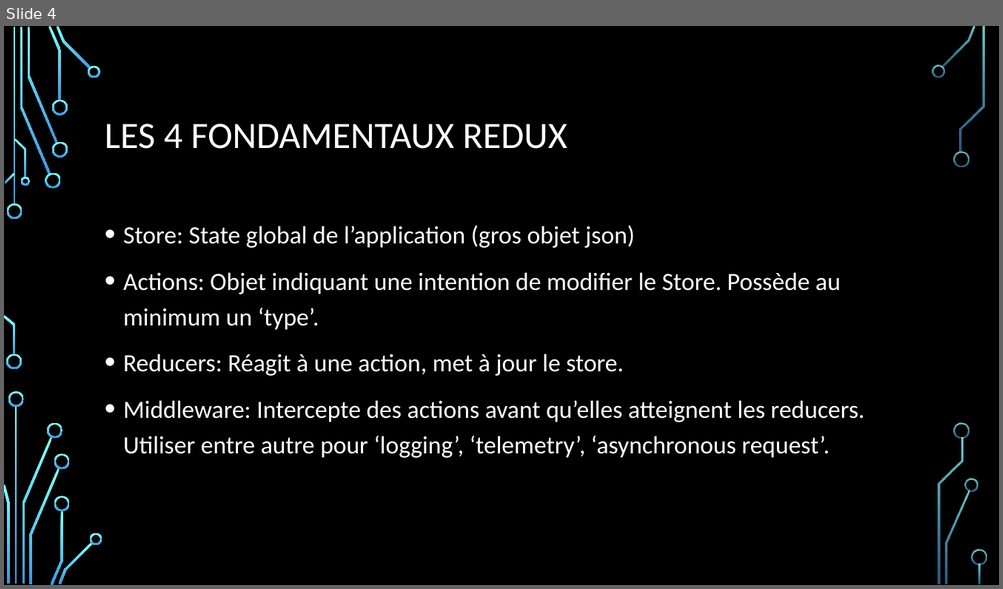
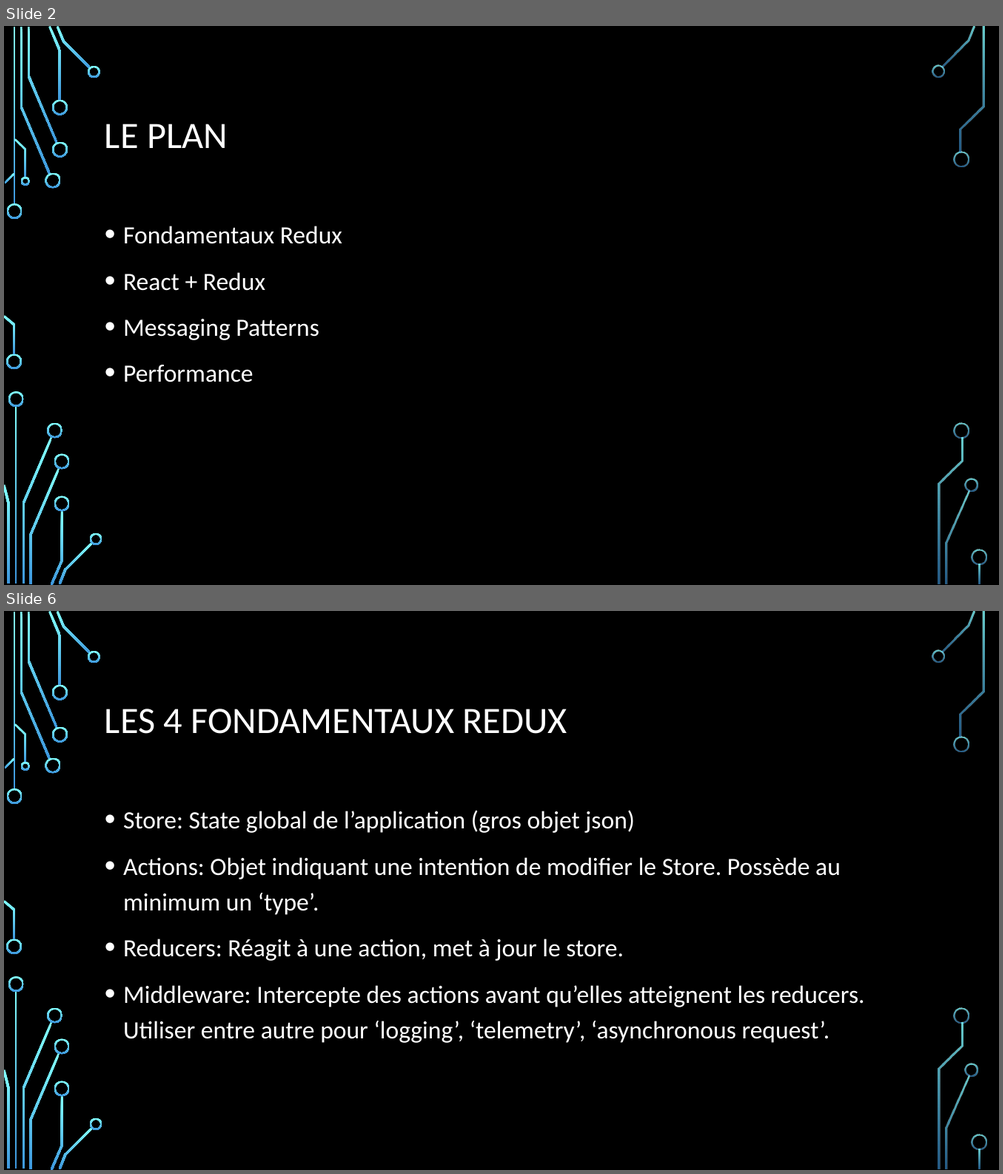
Before and after one commit to samuelgaudreau/formation-front-end-3, a slide deck: part-1/Redux+Patterns.pptx. Shown one above the other, each under a label of ours: slide 4 before the commit, slides 2 and 6 after it; the slides between them are not shown. The pictures are 1003x589 and 1003x1174 pixels, drawn with LibreOffice and Linux fonts; fonts in the diff are those of the drawing; background and template pictures are left out. Boxes give left, top, right and bottom in pixels: in the first picture for what was removed or moved away, otherwise in the second. Text is boxed around its words. In the diff, an @@ line names an element or a change of style, - is before the commit and + after.

```diff
--- a/part-1/Redux+Patterns.pptx
+++ b/part-1/Redux+Patterns.pptx
@@ slide 2 added at (4,26,999,585), background picture (left out); not listed: 36 template elements that a slide beside it also shows @@
@@ title added at (105,124,227,148), 36 pt, text #FFFFFF @@
+LE PLAN
@@ text added at (123,226,342,383), 24 pt, text #FFFFFF @@
+• Fondamentaux Redux
+• React + Redux
+• Messaging Patterns
+• Performance
@@ what was slide 4 is now slide 6 @@
```
Also in this commit, not shown: 2 slides changed, 7 other slides added, 1 slide removed.
